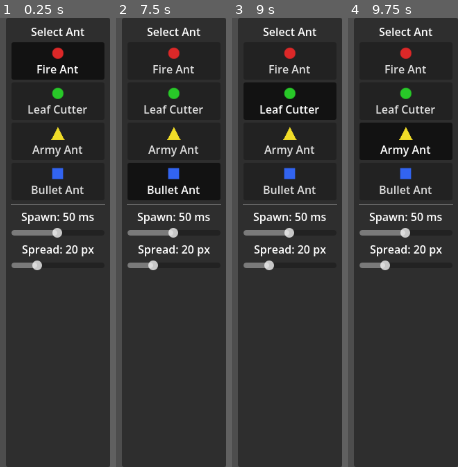
Above: before the commit, frames 1-4 (left to right).
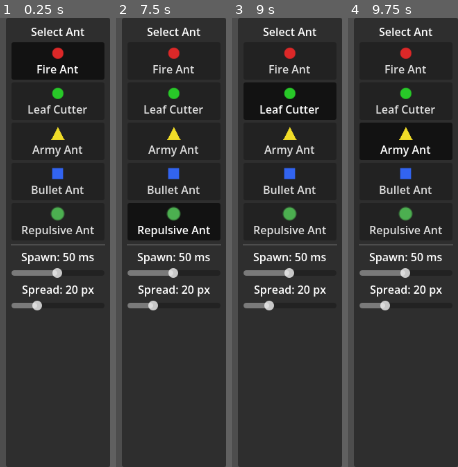
Above: after the commit, the same moments.

Repository: zvzv1919/sim-ant
Game: Godot game, scene res://main.tscn
The game is run twice, just before and just after one commit, with the same random seed, the same clock (stepped at 60 frames per second) and the same inputs.
Inputs (mouse positions are in pixels of both pictures, inside the frame that each line leads up to):
- Up to frame 1 (0.25 s): no input
- Up to frame 2 (7.5 s): click (174, 220) at 0.5 s, where only the run after the commit has a clickable "Repulsive Ant"; click "Fire Ant" at 1.25 s; click "Leaf Cutter" at 2 s; click "Army Ant" at 2.75 s; click "Bullet Ant" at 3.5 s; click "Fire Ant" at 4.25 s; click "Leaf Cutter" at 5 s; click "Army Ant" at 5.75 s; click "Bullet Ant" at 6.5 s; click (174, 220) at 7.25 s, where only the run after the commit has a clickable "Repulsive Ant"
- Up to frame 3 (9 s): click "Fire Ant" at 8 s; click "Leaf Cutter" at 8.75 s
- Up to frame 4 (9.75 s): click "Army Ant" at 9.5 s

The runs differ from the first frame. In frame 1, 5.8% of the frame differs, in the area x 10-96%, y 41-66%; in frame 2, 10%, in the area x 10-96%, y 37-66%; in frame 3, 5.8%; in frame 4, 5.8%.

Commit message:
Repulsive ant

Diff:
--- /dev/null
+++ b/ants/repulsive_ant.gd
@@ -0,0 +1,30 @@
+extends RigidBody2D
+
+const REPULSE_STRENGTH := 8000.0
+const REPULSE_RADIUS := 150.0
+
+func _ready():
+	gravity_scale = 0.0
+	linear_damp = 2.0
+	collision_layer = 0
+	collision_mask = 0
+	add_to_group("repulsive_ants")
+
+func _physics_process(_delta):
+	var force := Vector2.ZERO
+	for other in get_tree().get_nodes_in_group("repulsive_ants"):
+		if other == self:
+			continue
+		var offset: Vector2 = global_position - other.global_position
+		var dist := offset.length()
+		if dist < 1.0:
+			offset = Vector2(randf() - 0.5, randf() - 0.5).normalized()
+			dist = 1.0
+		if dist < REPULSE_RADIUS:
+			force += offset.normalized() * (REPULSE_STRENGTH / (dist * dist))
+	apply_central_force(force)
+
+	var vp := get_viewport_rect().size
+	if global_position.x < -50 or global_position.x > vp.x + 50 \
+		or global_position.y < -50 or global_position.y > vp.y + 50:
+		queue_free()
--- /dev/null
+++ b/ants/repulsive_ant.tscn
@@ -0,0 +1,10 @@
+[gd_scene load_steps=3 format=3]
+
+[ext_resource type="Script" path="res://ants/repulsive_ant.gd" id="1"]
+[ext_resource type="Texture2D" path="res://sprites/repulsive_ant.png" id="2"]
+
+[node name="RepulsiveAnt" type="RigidBody2D"]
+script = ExtResource("1")
+
+[node name="Sprite2D" type="Sprite2D" parent="."]
+texture = ExtResource("2")
--- a/hud/hud.gd
+++ b/hud/hud.gd
@@ -8,6 +8,7 @@
 @onready var leaf_btn = $MarginContainer/VBoxContainer/LeafCutterButton
 @onready var army_btn = $MarginContainer/VBoxContainer/ArmyAntButton
 @onready var bullet_btn = $MarginContainer/VBoxContainer/BulletAntButton
+@onready var repulsive_btn = $MarginContainer/VBoxContainer/RepulsiveAntButton
 @onready var spawn_slider = $MarginContainer/VBoxContainer/SpawnIntervalSlider
 @onready var spawn_label = $MarginContainer/VBoxContainer/SpawnIntervalLabel
 @onready var spread_slider = $MarginContainer/VBoxContainer/SpawnSpreadSlider
@@ -24,6 +25,7 @@
 	leaf_btn.pressed.connect(_select.bind("leaf_cutter"))
 	army_btn.pressed.connect(_select.bind("army_ant"))
 	bullet_btn.pressed.connect(_select.bind("bullet_ant"))
+	repulsive_btn.pressed.connect(_select.bind("repulsive_ant"))
 	_highlight_selected()
 	spawn_slider.value_changed.connect(_on_spawn_interval_changed)
 	_update_spawn_label()
@@ -40,6 +42,7 @@
 	leaf_btn.button_pressed = (selected_ant_type == "leaf_cutter")
 	army_btn.button_pressed = (selected_ant_type == "army_ant")
 	bullet_btn.button_pressed = (selected_ant_type == "bullet_ant")
+	repulsive_btn.button_pressed = (selected_ant_type == "repulsive_ant")
 
 func _on_spawn_interval_changed(value: float):
 	spawn_interval_changed.emit(value)
--- a/hud/hud.tscn
+++ b/hud/hud.tscn
@@ -1,10 +1,11 @@
-[gd_scene load_steps=6 format=3]
+[gd_scene load_steps=7 format=3]
 
 [ext_resource type="Script" path="res://hud/hud.gd" id="1"]
 [ext_resource type="Texture2D" path="res://sprites/fire_ant.png" id="2"]
 [ext_resource type="Texture2D" path="res://sprites/leaf_cutter.png" id="3"]
 [ext_resource type="Texture2D" path="res://sprites/army_ant.png" id="4"]
 [ext_resource type="Texture2D" path="res://sprites/bullet_ant.png" id="5"]
+[ext_resource type="Texture2D" path="res://sprites/repulsive_ant.png" id="6"]
 
 [node name="HUD" type="PanelContainer"]
 anchors_preset = 3
@@ -75,6 +76,16 @@
 expand_icon = true
 tooltip_text = "Bullet Ant — Moves leftward with increasing speed"
 
+[node name="RepulsiveAntButton" type="Button" parent="MarginContainer/VBoxContainer"]
+layout_mode = 2
+toggle_mode = true
+icon = ExtResource("6")
+text = "Repulsive Ant"
+icon_alignment = 1
+vertical_icon_alignment = 0
+expand_icon = true
+tooltip_text = "Repulsive Ant — Repels other repulsive ants"
+
 [node name="HSeparator" type="HSeparator" parent="MarginContainer/VBoxContainer"]
 layout_mode = 2
 
--- a/world/world.gd
+++ b/world/world.gd
@@ -5,6 +5,7 @@
 	"leaf_cutter": preload("res://ants/leaf_cutter.tscn"),
 	"army_ant": preload("res://ants/army_ant.tscn"),
 	"bullet_ant": preload("res://ants/bullet_ant.tscn"),
+	"repulsive_ant": preload("res://ants/repulsive_ant.tscn"),
 }
 var selected_ant_type := "fire_ant"
 var _mouse_held := false
Not shown, added: ants/repulsive_ant.gd.uid
Binary file added: sprites/repulsive_ant.png
Not shown, added: sprites/repulsive_ant.png.import
Not shown, changed: CLAUDE.md
